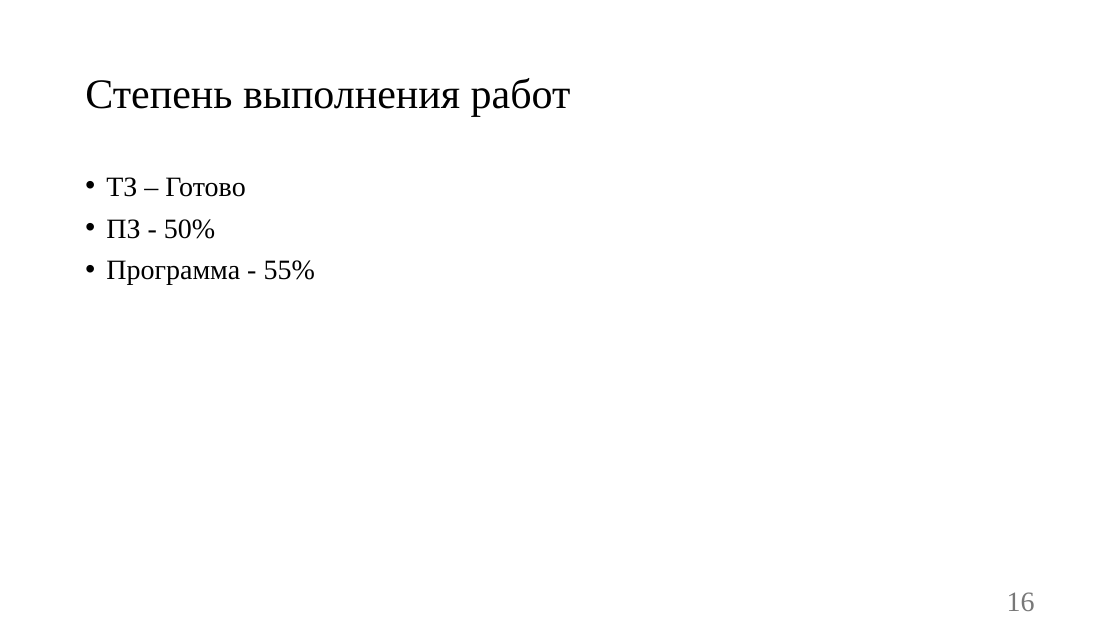
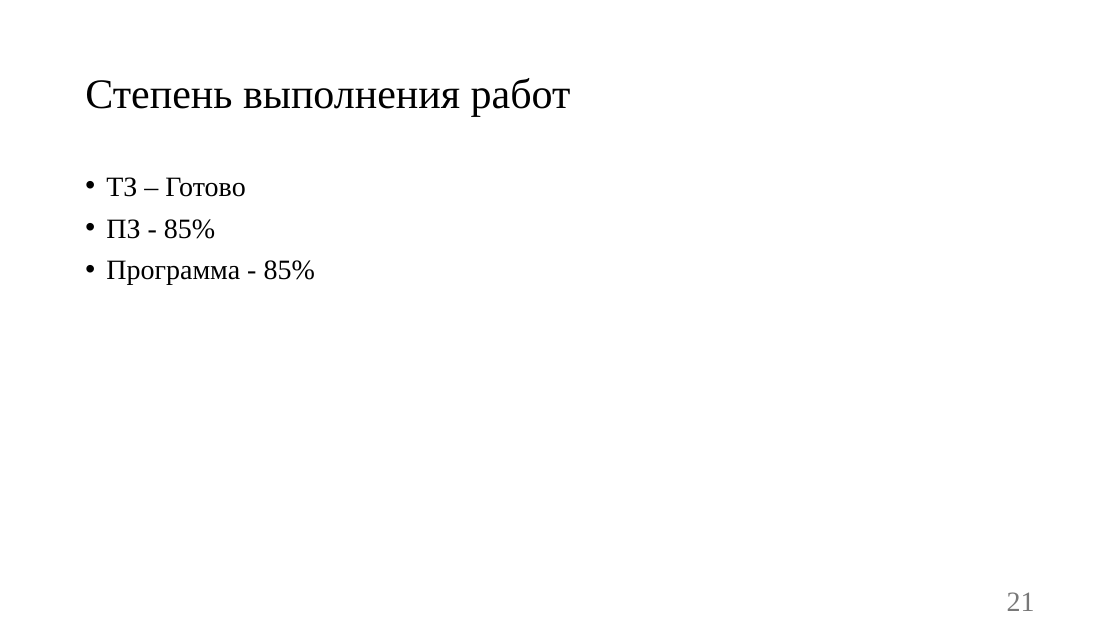
Before and after one commit to vadimgilka/SportApp, a slide deck: slide 21 of Documentation/Documentation Backend/Презентация-Чупинин-Антон-Павлович.pptx (slide 16 before the commit). Drawn at 1120x630 pixels with LibreOffice and Linux fonts; fonts in the diff are those of the drawing. Boxes give left, top, right and bottom in pixels: in the first picture for what was removed or moved away, otherwise in the second. Text is boxed around its words. In the diff, an @@ line names an element or a change of style, - is before the commit and + after.

```diff
--- a/Documentation/Documentation Backend/Презентация-Чупинин-Антон-Павлович.pptx
+++ b/Documentation/Documentation Backend/Презентация-Чупинин-Антон-Павлович.pptx
@@ text at [106,219,315,285]: text changed @@
-• ПЗ - 50%
-• Программа - 55%
+• ПЗ - 85%
+• Программа - 85%
@@ page number at [1007,592,1035,611]: text changed @@
-16
+21
```
Also in this commit, not shown: 6 other slides changed, 6 slides added, 1 slide removed.
